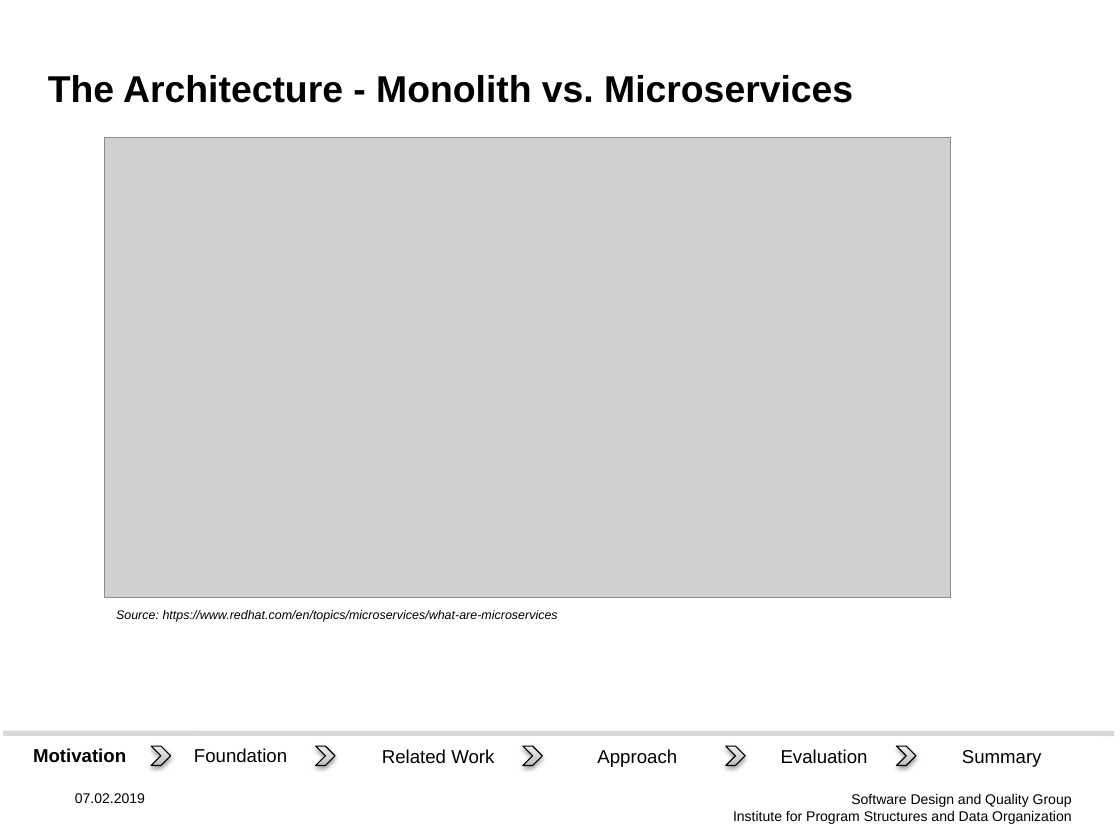
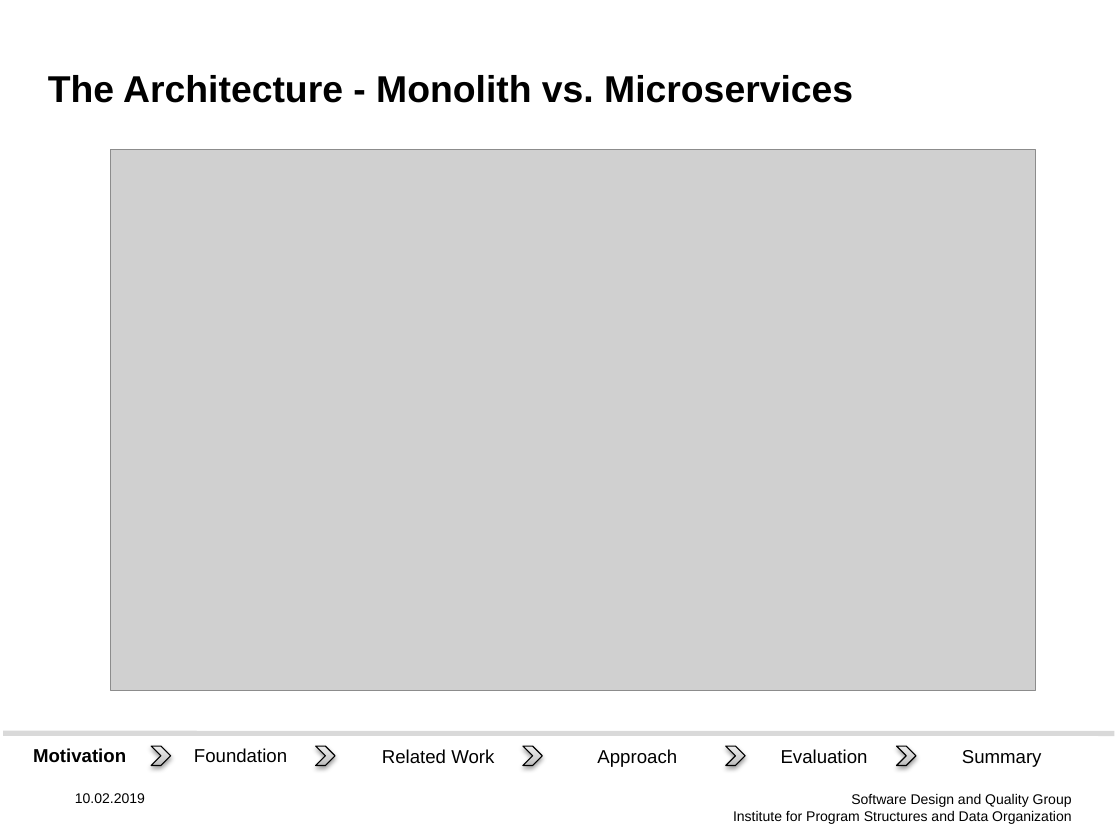
Before and after one commit to Benkler/BA, a slide deck: slide 3 of Proposal Vortrag/Präsi.pptx. Drawn at 1120x840 pixels with LibreOffice and Linux fonts; fonts in the diff are those of the drawing; grey boxes stand for pictures; background and template pictures are left out. Boxes give left, top, right and bottom in pixels: in the first picture for what was removed or moved away, otherwise in the second. Text is boxed around its words. In the diff, an @@ line names an element or a change of style, - is before the commit and + after.

```diff
--- a/Proposal Vortrag/Präsi.pptx
+++ b/Proposal Vortrag/Präsi.pptx
@@ picture: place and size @@
-picture at <box>104,137,951,597</box>
+picture at <box>110,150,1035,691</box>
@@ text removed at <box>116,610,558,622</box> @@
-Source: https://www.redhat.com/en/topics/microservices/what-are-microservices
@@ text at <box>75,793,145,803</box>: text changed @@
-07.02.2019
+10.02.2019
```
Also in this commit, not shown: 14 other slides changed, 13 other files.
